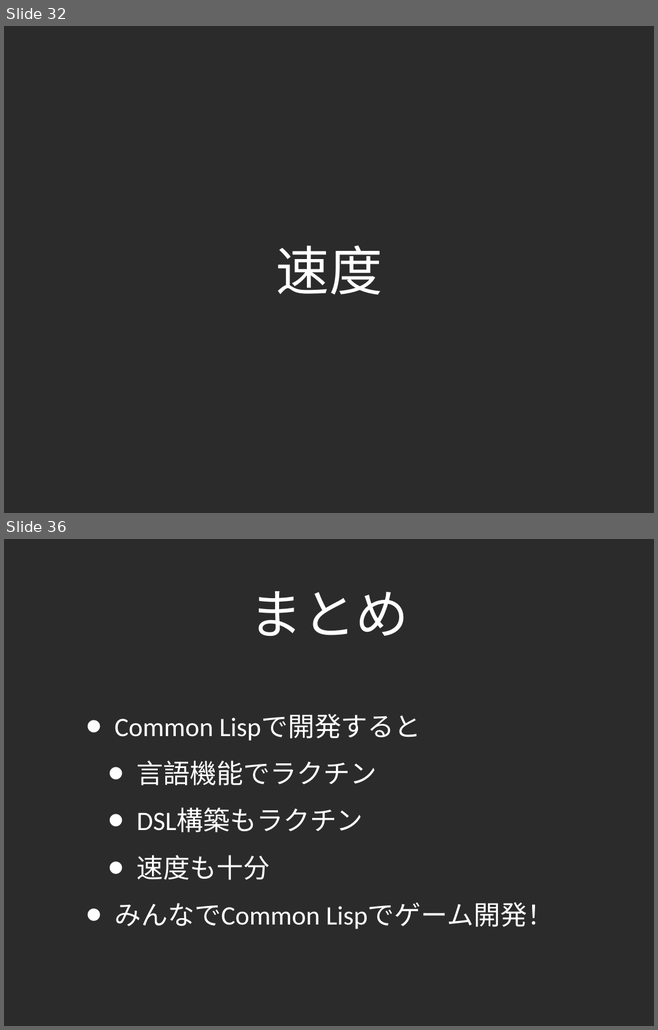
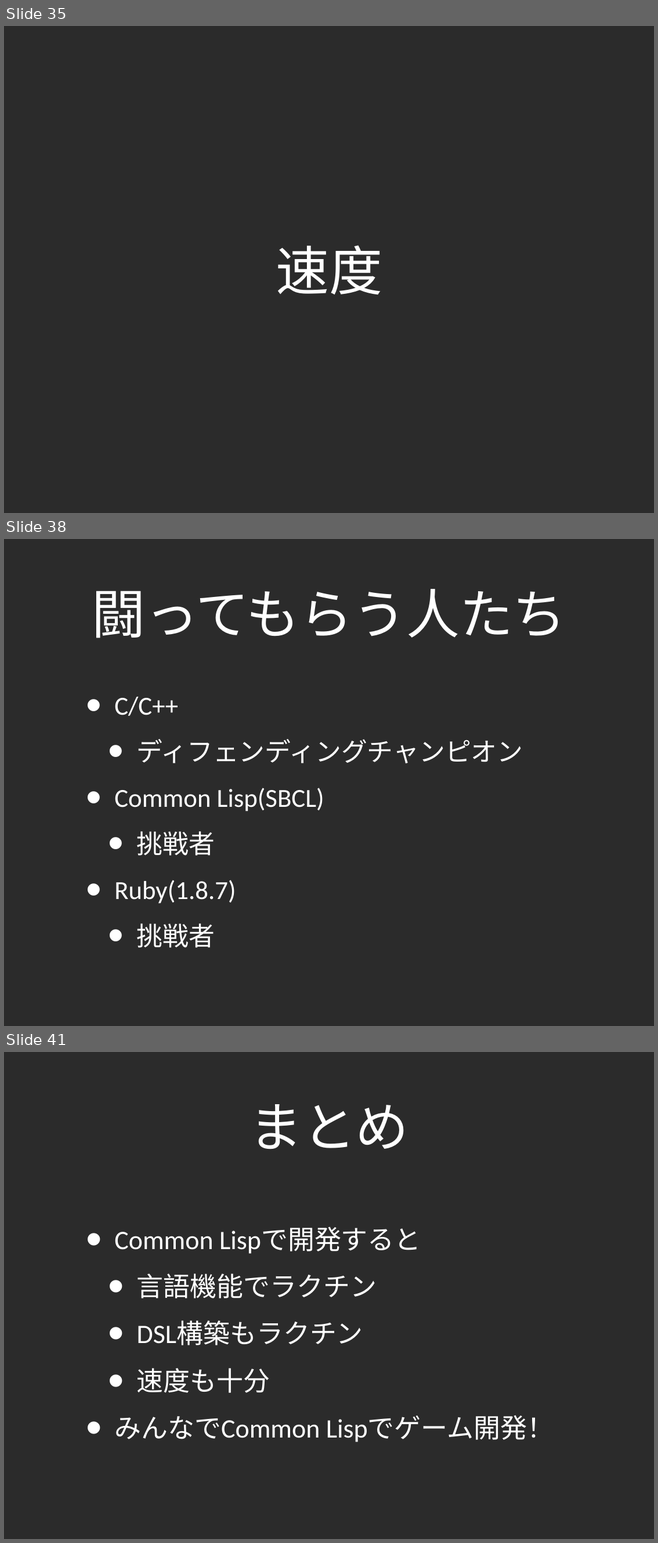
Before and after one commit to lambdasakura/doc, a slide deck: zengeren/fast_game_development_2010:02:12.ppt. Shown one above the other, each under a label of ours: slides 32 and 36 before the commit, slides 35, 38 and 41 after it; the slides between them are not shown. The pictures are 658x1030 and 658x1543 pixels, drawn with LibreOffice and Linux fonts; fonts in the diff are those of the drawing; background and template pictures are left out; a plain dark background stands for a picture behind light text. Boxes give left, top, right and bottom in pixels: in the first picture for what was removed or moved away, otherwise in the second. Text is boxed around its words. In the diff, an @@ line names an element or a change of style, - is before the commit and + after.

```diff
--- a/zengeren/fast_game_development_2010:02:12.ppt
+++ b/zengeren/fast_game_development_2010:02:12.ppt
@@ slide 38 added at [4, 539, 654, 1026], background picture (left out) @@
@@ title added at [92, 589, 566, 638], 84 pt, text #FFFFFF @@
+闘ってもらう人たち
@@ text added at [114, 697, 523, 948], 41 pt, text #FFFFFF @@
+• C/C++
+  • ディフェンディングチャンピオン
+• Common Lisp(SBCL)
+  • 挑戦者
+• Ruby(1.8.7)
+  • 挑戦者
@@ what was slide 32 is now slide 35 @@
@@ what was slide 36 is now slide 41 @@
```
Also in this commit, not shown: 12 slides changed, 7 other slides added, 3 slides removed.
